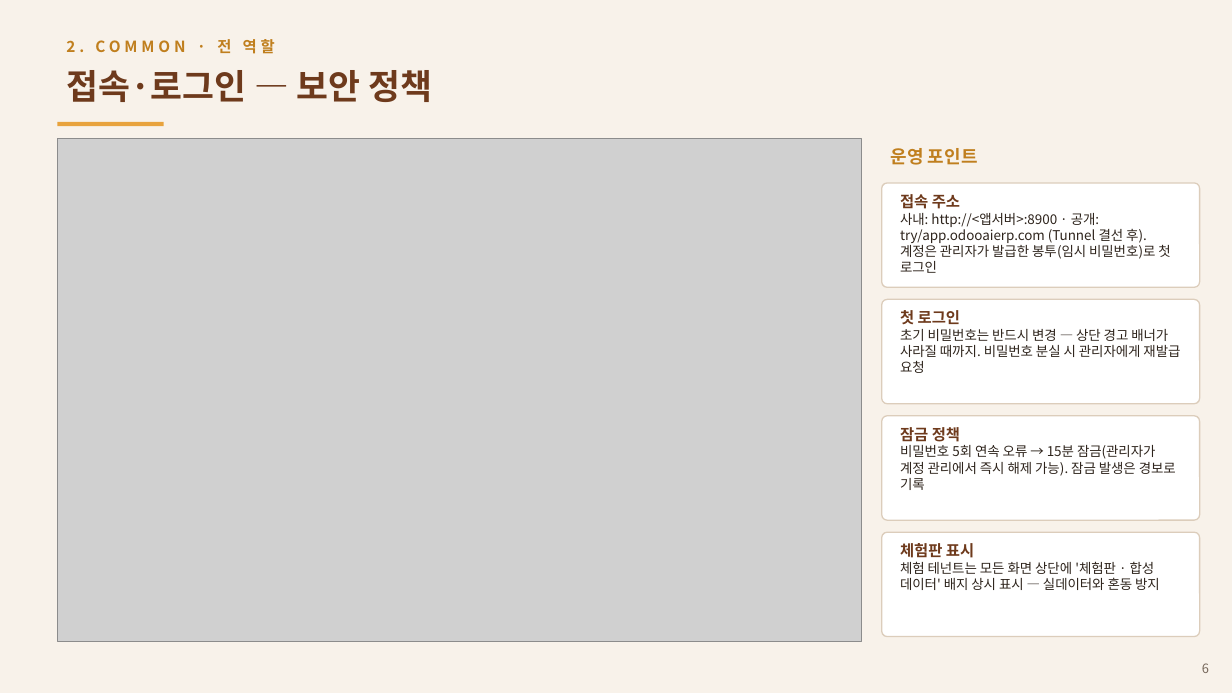
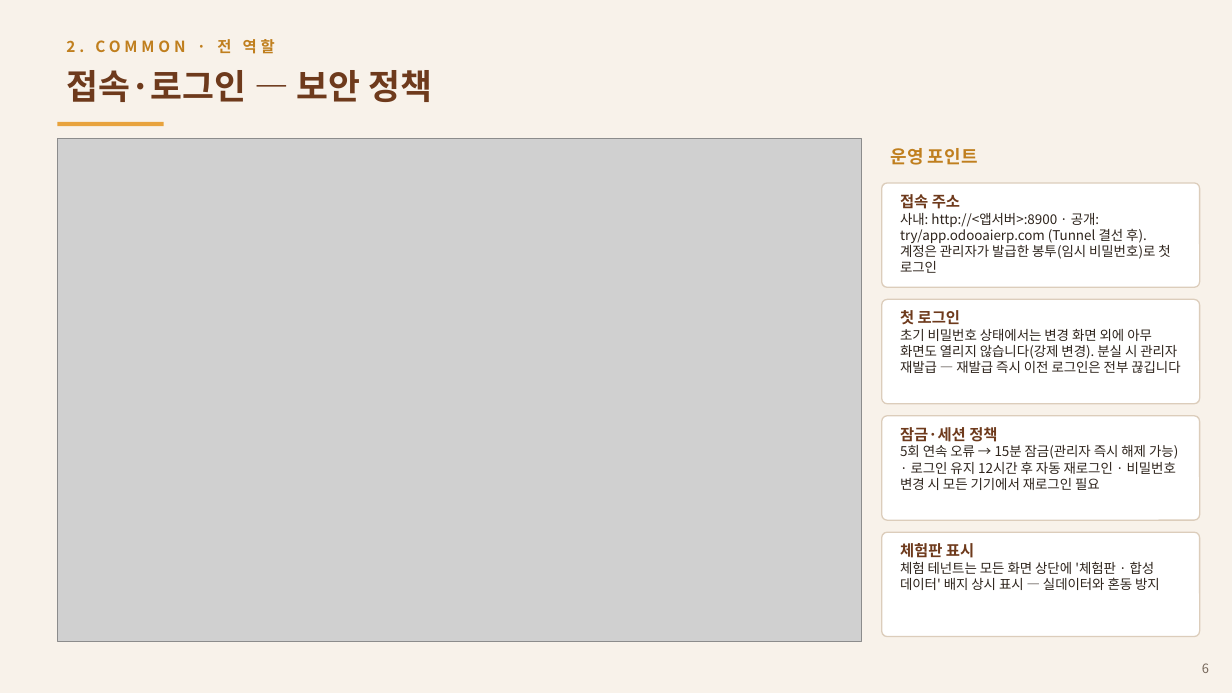
Before and after one commit to asclhg-web/thirdbrain-web, a slide deck: slide 6 of docs/presentations/AX_Operations_Manual_v2.pptx. Drawn at 1232x693 pixels with LibreOffice and Linux fonts; fonts in the diff are those of the drawing; grey boxes stand for pictures. Boxes give left, top, right and bottom in pixels: in the first picture for what was removed or moved away, otherwise in the second. Text is boxed around its words. In the diff, an @@ line names an element or a change of style, - is before the commit and + after.

```diff
--- a/docs/presentations/AX_Operations_Manual_v2.pptx
+++ b/docs/presentations/AX_Operations_Manual_v2.pptx
@@ text at [900,310,1180,373]: text changed @@
-첫 로그인
-초기 비밀번호는 반드시 변경 — 상단 경고 배너가 사라질 때까지. 비밀번호 분실 시 관리자에게 재발급 요청
+첫 로그인
+초기 비밀번호 상태에서는 변경 화면 외에 아무 화면도 열리지 않습니다(강제 변경). 분실 시 관리자 재발급 — 재발급 즉시 이전 로그인은 전부 끊깁니다
@@ text at [900,427,1178,490]: text changed @@
-잠금 정책
-비밀번호 5회 연속 오류 → 15분 잠금(관리자가 계정 관리에서 즉시 해제 가능). 잠금 발생은 경보로 기록
+잠금·세션 정책
+5회 연속 오류 → 15분 잠금(관리자 즉시 해제 가능) · 로그인 유지 12시간 후 자동 재로그인 · 비밀번호 변경 시 모든 기기에서 재로그인 필요
```
Also in this commit, not shown: 2 other files.
